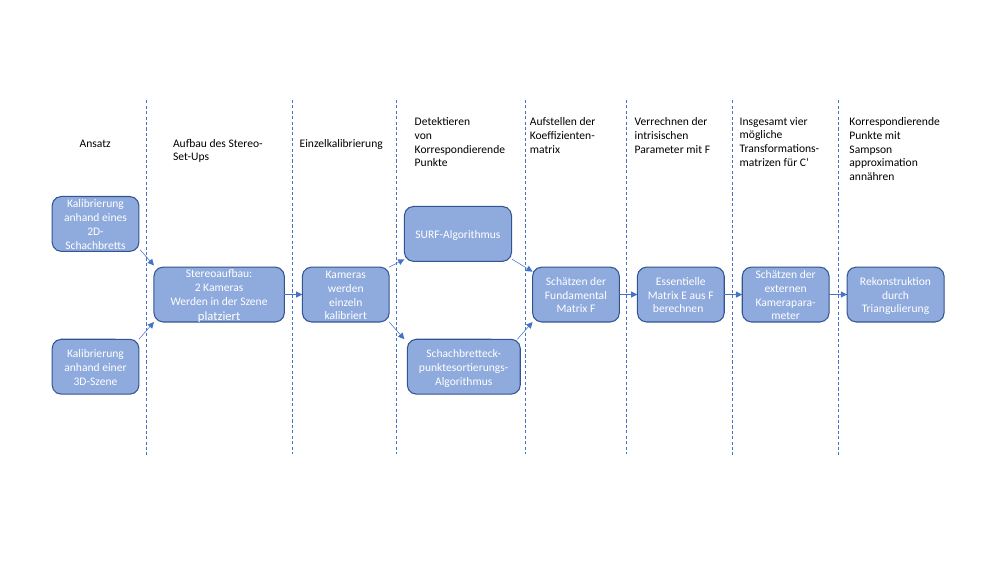
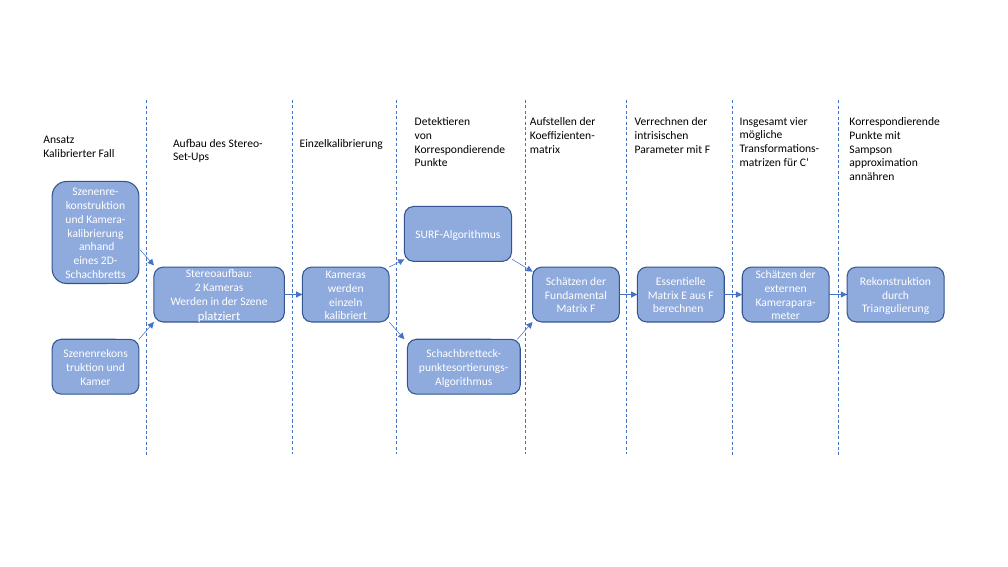
Before and after one commit to anjak610/MasterDuCC, a slide deck: slide 1 of Thesis/ThesisArbeit_V3/images/ArbeitsProzessReal.pptx. Drawn at 1008x567 pixels with LibreOffice and Linux fonts; fonts in the diff are those of the drawing. Boxes give left, top, right and bottom in pixels: in the first picture for what was removed or moved away, otherwise in the second. Text is boxed around its words. In the diff, an @@ line names an element or a change of style, - is before the commit and + after.

```diff
--- a/Thesis/ThesisArbeit_V3/images/ArbeitsProzessReal.pptx
+++ b/Thesis/ThesisArbeit_V3/images/ArbeitsProzessReal.pptx
@@ text "Ansatz": place and size @@
-text "Ansatz" at [80,139,111,147]
+text "Ansatz" at [43,135,115,157]
@@ text at [43,149,115,157]: paragraph added @@
+Kalibrierter Fall
@@ rounded rectangle "Szenenre-konstruktion und Kamera-kalibrierung": place and size @@
-rounded rectangle "Szenenre-konstruktion und Kamera-kalibrierung" at [52,197,139,252]
+rounded rectangle "Szenenre-konstruktion und Kamera-kalibrierung" at [52,181,139,284]
@@ text in rounded rectangle at [65,187,125,278]: text changed @@
-Kalibrierung anhand eines 2D-Schachbretts
+Szenenre-konstruktion und Kamera-kalibrierung
+anhand eines 2D-Schachbretts
@@ text in rounded rectangle at [80,363,125,385]: text changed @@
-Kalibrierung anhand einer 3D-Szene
+Szenenrekonstruktion und Kamer
```
Also in this commit, not shown: 1 other slide changed, 1 slide added, 26 other files.
